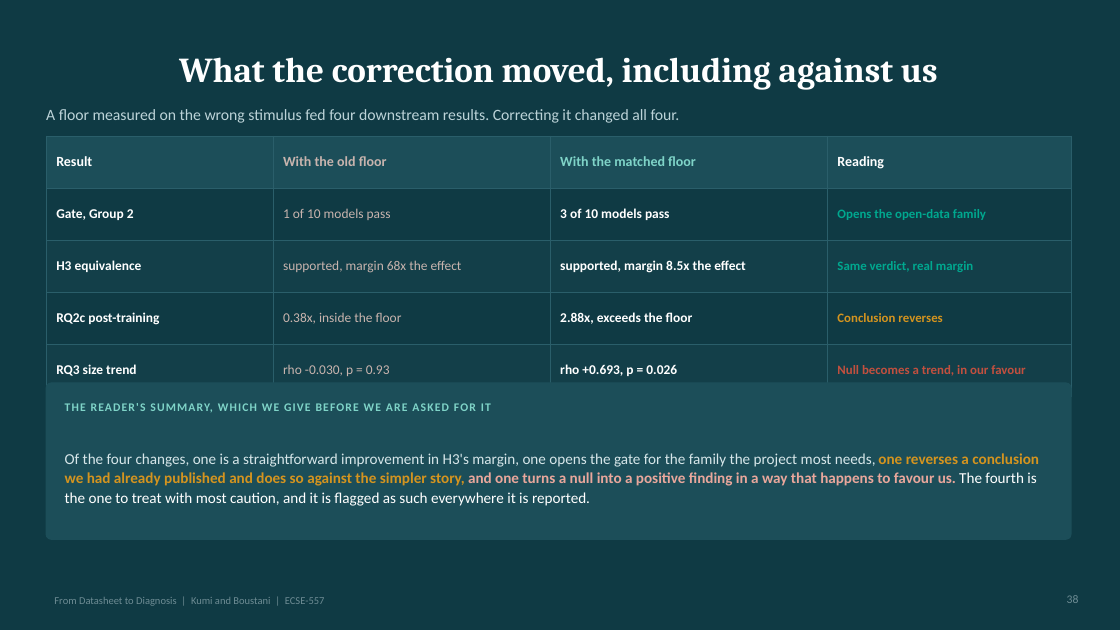
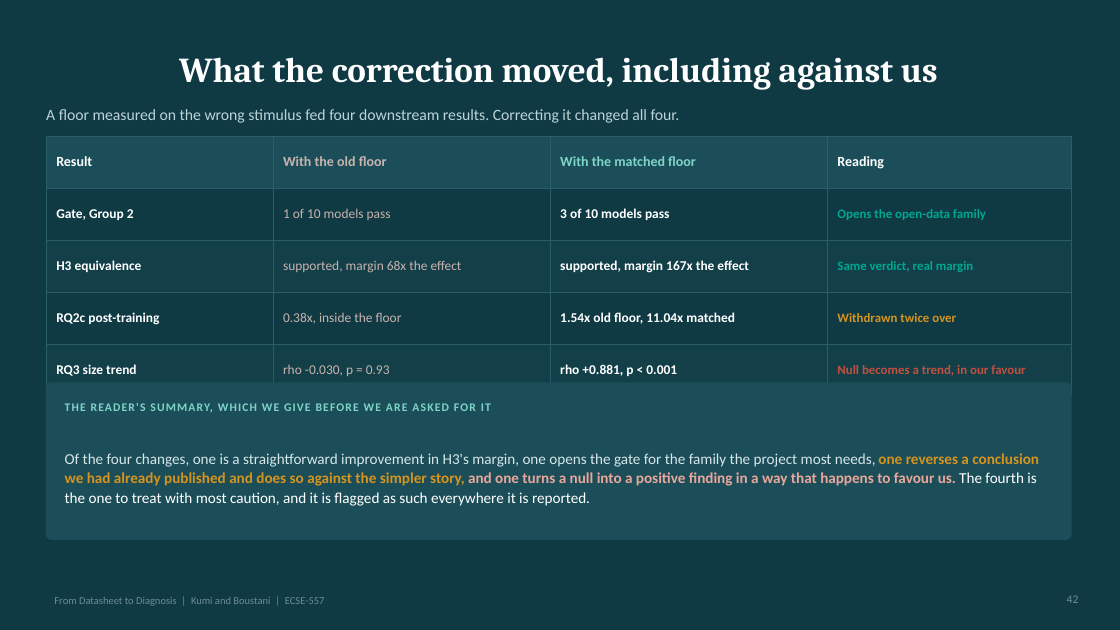
Before and after one commit to Evans-Junior/datasheet-to-diagnosis-audit, a slide deck: slide 42 of Datasheet_to_Diagnosis_Presentation.pptx (slide 38 before the commit). Drawn at 1120x630 pixels with LibreOffice and Linux fonts; fonts in the diff are those of the drawing. Boxes give left, top, right and bottom in pixels: in the first picture for what was removed or moved away, otherwise in the second. Text is boxed around its words. In the diff, an @@ line names an element or a change of style, - is before the commit and + after.

```diff
--- a/Datasheet_to_Diagnosis_Presentation.pptx
+++ b/Datasheet_to_Diagnosis_Presentation.pptx
@@ table at [46,136,1071,380] @@
-row 3, column 3: supported, margin 8.5x the effect
+row 3, column 3: supported, margin 167x the effect
-row 4, column 3: 2.88x, exceeds the floor
+row 4, column 3: 1.54x old floor, 11.04x matched
-row 4, column 4: Conclusion reverses
+row 4, column 4: Withdrawn twice over
-row 5, column 3: rho +0.693, p = 0.026
+row 5, column 3: rho +0.881, p < 0.001
@@ page number at [1067,595,1079,603]: text changed @@
-38
+42
```
Also in this commit, not shown: 18 other slides changed, 8 slides added, 1 slide removed, 29 other files.
